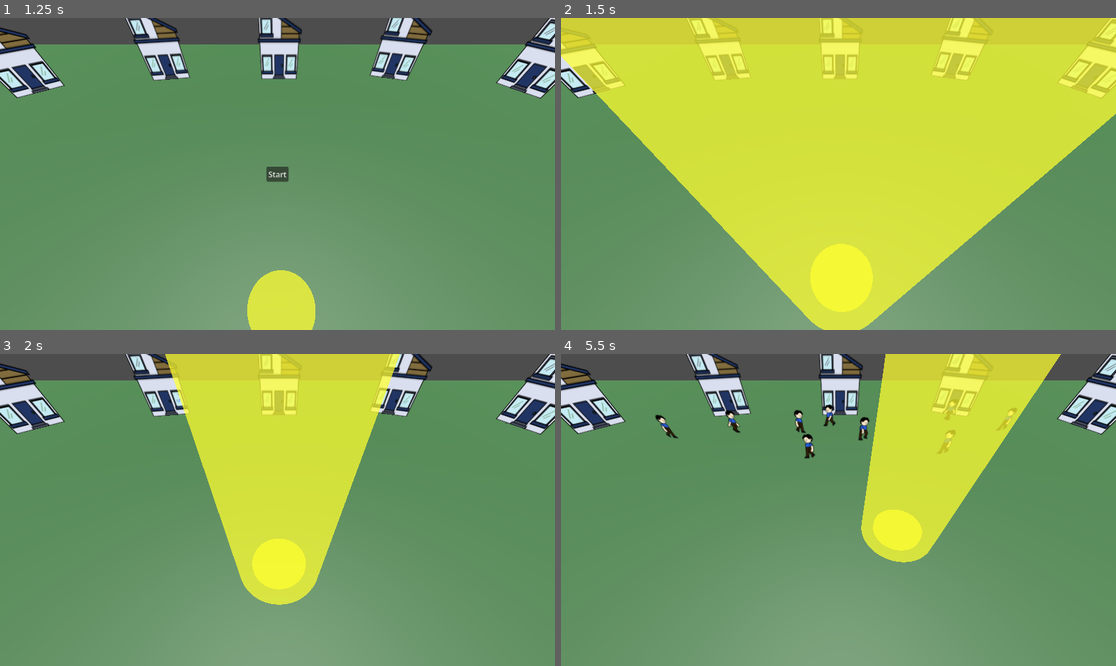
Above: before the commit, frames 1-4 (two rows, left to right).
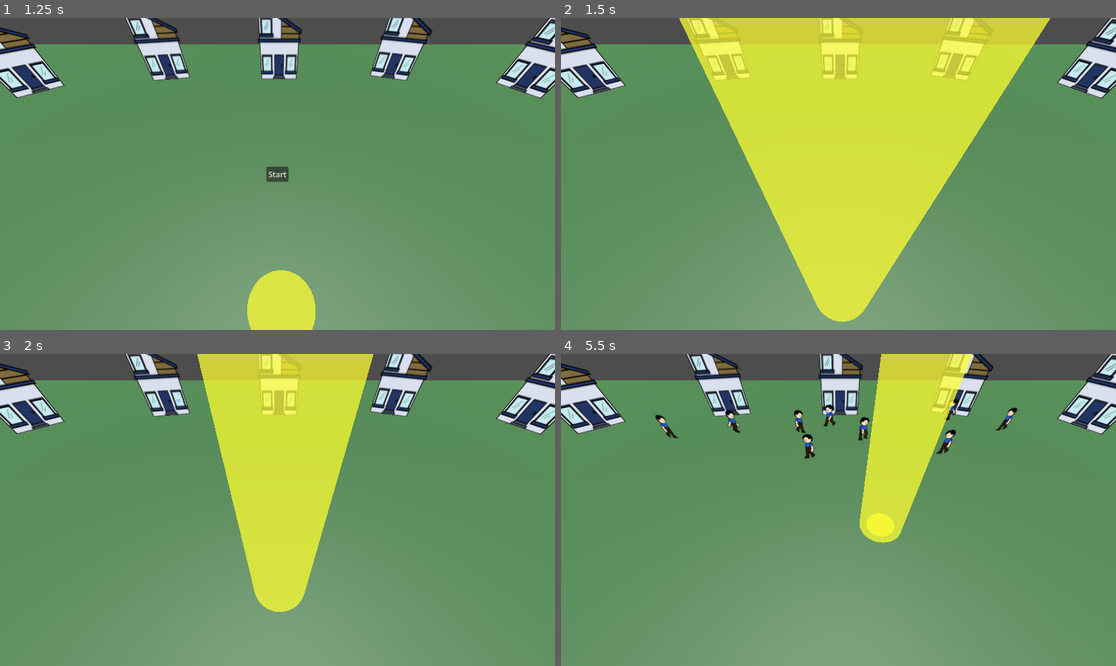
Above: after the commit, the same moments.

Repository: KgHtetNaing/sun_is_watching
Game: Godot game, scene res://scenes/main_menu.tscn
The game is run twice, just before and just after one commit, with the same random seed, the same clock (stepped at 60 frames per second) and the same inputs. The engine's default icon, where the game draws it, is replaced by a stand-in: a white triangle on a blue panel in a dark square.
Inputs (mouse positions are in pixels of both pictures, inside the frame that each line leads up to):
- Up to frame 1 (1.25 s): click "Start Game" at 0.5 s
- Up to frame 2 (1.5 s): click "Start" at 1.25 s
- Up to frame 3 (2 s): no input
- Up to frame 4 (5.5 s): tap Enter (ui_accept) at 2, 2.27, 3.02, 4.52, 5.27 s; move the mouse to (960, 494) at 2.02 s; move the mouse to (727, 525) at 2.77 s; move the mouse to (894, 441) at 3.52 s; move the mouse to (810, 572) at 4.27 s; move the mouse to (1005, 556) at 5.02 s

Frame 1 is identical in both runs. In frame 2, 30% of the frame differs, in the area x 0-100%, y 0-100%; in frame 3, 6.5%; in frame 4, 8.2%.

Commit message:
some adjustment

Diff:
--- a/scenes/sfx_manager.gd
+++ b/scenes/sfx_manager.gd
@@ -9,5 +9,5 @@
 
 func play_ouch():
 	if not $ouch.playing:
-		$ouch.pitch_scale = 1.0
+		$ouch.pitch_scale = randf_range(1.0 , 1.3)
 		$ouch.play()
--- a/scenes/shop.gd
+++ b/scenes/shop.gd
@@ -2,3 +2,4 @@
 
 func _ready():
 	MusicManager.play_music()
+	SfxManager.get_node("ouch").stop
--- a/scripts/GameManager.gd
+++ b/scripts/GameManager.gd
@@ -1,8 +1,8 @@
 extends Node
 
 var damage := 60
-var size := 1.0
-var speed := 1.0
+var size := 0.6
+var speed := 0.6
 var escapee = 0
 var current_level = 1
 
--- a/scripts/homes.gd
+++ b/scripts/homes.gd
@@ -31,8 +31,8 @@
 
 func _on_spawn_timer_timeout() -> void:
 	spawn_person()
-	var current_wait =  6.0 - (GameManager.current_level * 0.4)
-	spawn_timer.wait_time = clamp(current_wait , 1.5 ,6.0)
+	var current_wait =  10.0 - (GameManager.current_level * 0.5)
+	spawn_timer.wait_time = clamp(current_wait , 1.5 ,10.0)
 	print ("current_wait" , current_wait)
 
 	update_difficulity()
Not shown, changed: sound/sfx/Ouch2.wav.import
